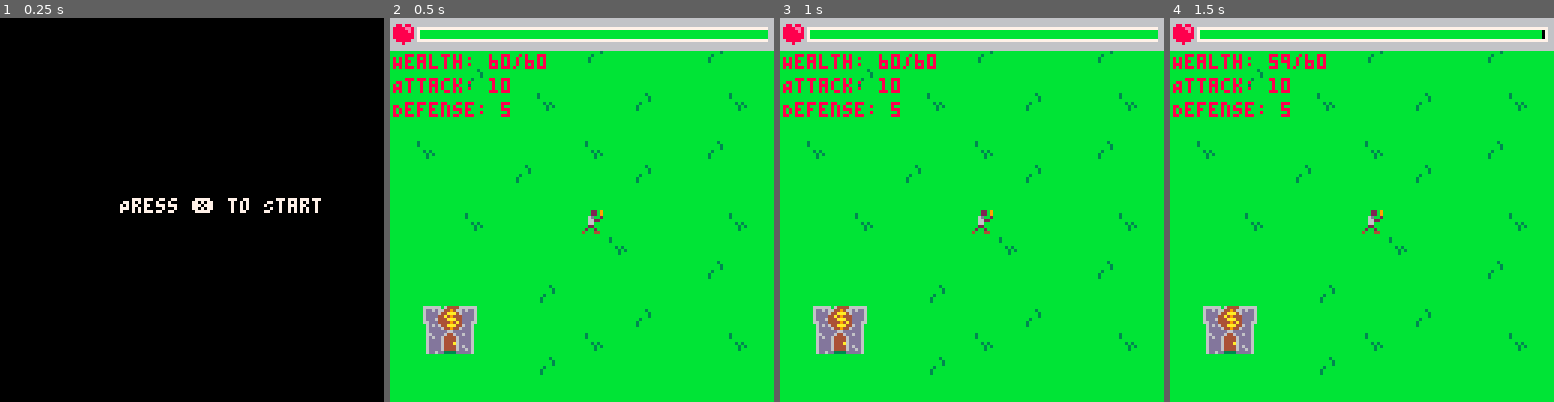
Above: before the commit, frames 1-4 (left to right).
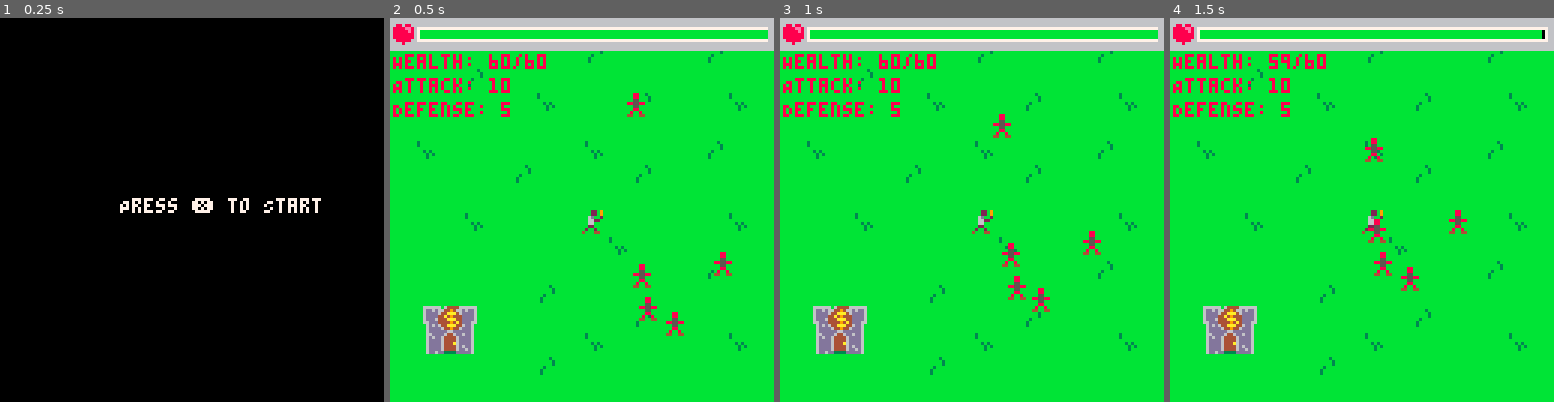
Above: after the commit, the same moments.

Repository: PancakedRivet/last-minute-hero
Game: PICO-8 cartridge last-minute-hero.p8
Two runs of this game, one before a commit and one after it. Both use one fixed random seed, a clock stepped at 60 frames per second and the inputs below.
Inputs:
- Up to frame 1 (0.25 s): no input
- Up to frame 2 (0.5 s): tap X (X key) at 0.33 s
- Up to frame 3 (1 s): no input
- Up to frame 4 (1.5 s): tap X (X key) at 1.07 s

Frame 1 is identical in both runs. In frame 2, 0.7% of the frame differs, in the area x 61-90%, y 19-83%; in frame 3, 0.7%; in frame 4, 0.7%.

Commit message:
Implemented mob spawning and following

Diff:
--- a/last-minute-hero.p8
+++ b/last-minute-hero.p8
@@ -14,14 +14,14 @@
 0070070000220000888888800a999a00444494a4d644446dd640006dbbbb6ddd6dd6bbbbbb3bbbbbbbbbbbbbbbbb3b3b00000000000000000000000000000000
 00000000020020000888880000aaa000644aaa44d644446dd640006dbbbb6dddd6d6bbbbbb3bbbbbbbbbbbbbbbbb3bbb00000000000000000000000000000000
 00000000400044000008000000000000d6449446dd3333ddbb4bbbbbbbbb6dd6ddd6bbbbbbbbbbbbbbbbbbbbbbbbbbbb00000000000000000000000000000000
-00000000000000000000000000000000000000000000000000000000bbb6666666666bbb00000000000000000000000000000000000000000000000000000000
-00000000000000000000000000000000000000000000000000000000bbb6dd6dd6dd6bbb00000000000000000000000000000000000000000000000000000000
-00000000000000000000000000000000000000000000000000000000bbb6dddddddd6bbb00000000000000000000000000000000000000000000000000000000
-00000000000000000000000000000000000000000000000000000000bbb6dddddddd6bbb00000000000000000000000000000000000000000000000000000000
-00000000000000000000000000000000000000000000000000000000bbb6ddd6dddd6bbb00000000000000000000000000000000000000000000000000000000
-00000000000000000000000000000000000000000000000000000000bbb66dddddd66bbb00000000000000000000000000000000000000000000000000000000
-00000000000000000000000000000000000000000000000000000000bbbb6d6d6dd6bbbb00000000000000000000000000000000000000000000000000000000
-00000000000000000000000000000000000000000000000000000000bbbb6dddddd6bbbb00000000000000000000000000000000000000000000000000000000
+00000000000880000000000000000000000000000000000000000000bbb6666666666bbb00000000000000000000000000000000000000000000000000000000
+00000000000880000000000000000000000000000000000000000000bbb6dd6dd6dd6bbb00000000000000000000000000000000000000000000000000000000
+00000000000550000000000000000000000000000000000000000000bbb6dddddddd6bbb00000000000000000000000000000000000000000000000000000000
+00000000088558800000000000000000000000000000000000000000bbb6dddddddd6bbb00000000000000000000000000000000000000000000000000000000
+00000000000550000000000000000000000000000000000000000000bbb6ddd6dddd6bbb00000000000000000000000000000000000000000000000000000000
+00000000000880000000000000000000000000000000000000000000bbb66dddddd66bbb00000000000000000000000000000000000000000000000000000000
+00000000008008000000000000000000000000000000000000000000bbbb6d6d6dd6bbbb00000000000000000000000000000000000000000000000000000000
+00000000044004400000000000000000000000000000000000000000bbbb6dddddd6bbbb00000000000000000000000000000000000000000000000000000000
 __map__
 0a0a0a0a0a0a0a0a0a0a0a0a0a0a0a0a00000000000000000000000000000000000000000000000000000000000000000000000000000000000000000000000000000000000000000000000000000000000000000000000000000000000000000000000000000000000000000000000000000000000000000000000000000000
 0a0a0a0a0a0a0a0a090a0a0a0a090a0a00000000000000000000000000000000000000000000000000000000000000000000000000000000000000000000000000000000000000000000000000000000000000000000000000000000000000000000000000000000000000000000000000000000000000000000000000000000
--- a/main.lua
+++ b/main.lua
@@ -4,6 +4,8 @@
  game_duration_max_secs = 60
  game_tick = 0
  game_fps = 30
+ max_enemies = 5
+ enemies = {}
 end
 
 function _update()
@@ -22,6 +24,7 @@
        game_state = game_states.game_over
     end
     update_position(player)
+    update_enemies()
  end
 end
 
@@ -43,5 +46,9 @@
     draw_status_bar(player.health, player.max_health, 9, 3, 116, 4)
     -- Health sprite in top left corner
     spr(game_sprites.health, 1, 1)
+    -- Draw enemies
+    for enemy in all(enemies) do
+        spr(game_sprites.enemy, enemy.x, enemy.y)
+    end
  end
 end
--- a/scripts/game.lua
+++ b/scripts/game.lua
@@ -6,6 +6,7 @@
 
 game_sprites = {
     health = 2,
+    enemy = 17
 }
 
 function new_game()
@@ -34,3 +35,36 @@
  rectfill(x + border_width, y + border_width, x + bar_width - border_width, y + bar_height - border_width, 0) -- Background
  rectfill(x + border_width, y + border_width, x + filled_width, y + bar_height - border_width, bar_color) -- Filled part
 end
+
+function update_enemies()
+    -- Placeholder for enemy update logic
+    if count(enemies) < max_enemies then
+        -- Spawn a new enemy
+        add(enemies, new_enemy())
+    end
+    -- Move enemies towards player
+    for enemy in all(enemies) do
+        if enemy.x < player.x then
+            enemy.x += enemy.speed
+        elseif enemy.x > player.x then
+            enemy.x -= enemy.speed
+        end
+        if enemy.y < player.y then
+            enemy.y += enemy.speed
+        elseif enemy.y > player.y then
+            enemy.y -= enemy.speed
+        end
+    end
+end
+
+function new_enemy()
+    local enemy_x = ceil(rnd() * 120)
+    local enemy_y = ceil(rnd() * 110) + 10
+    local enemy = {
+        x=enemy_x,
+        y=enemy_y,
+        health=20,
+        speed=0.5,
+    }
+    return enemy
+end
Not shown, changed: README.md
